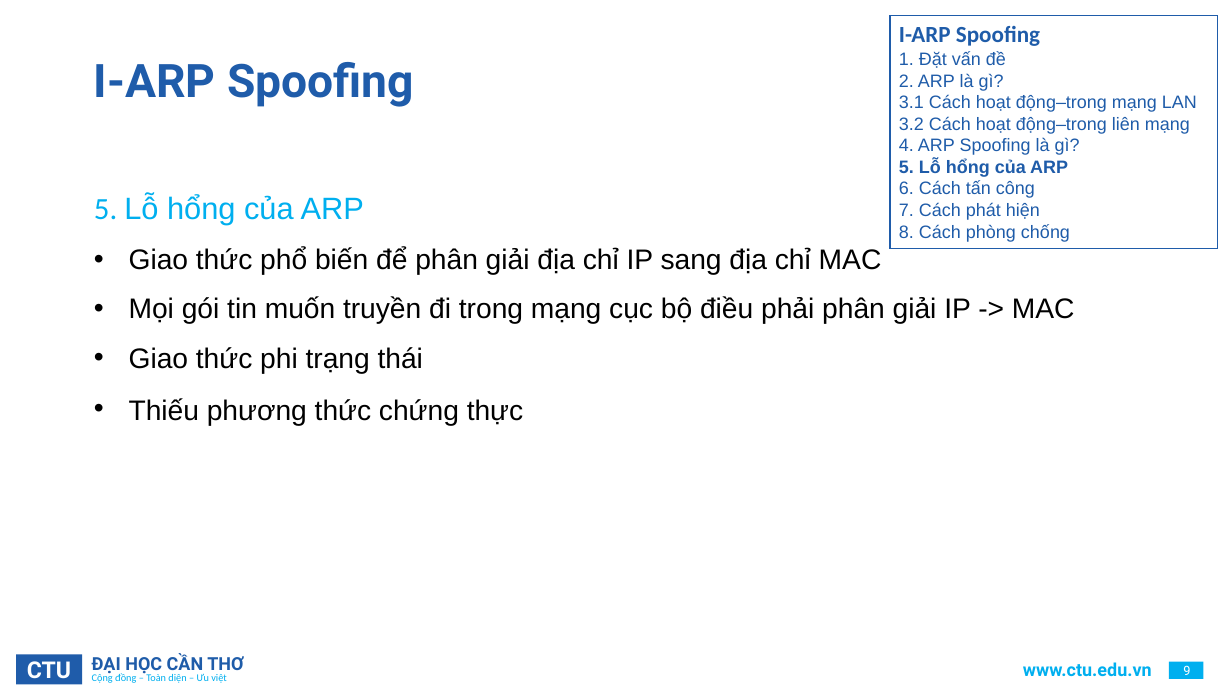
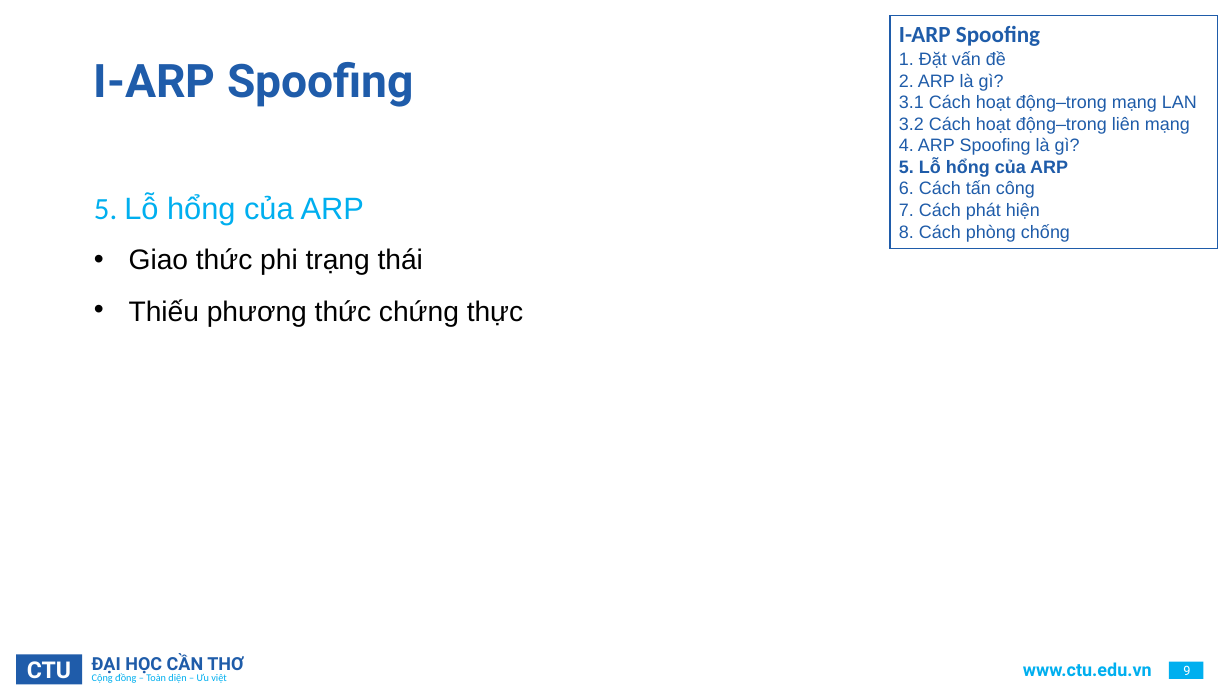
Before and after one commit to HaiDangDoo/archive, a slide deck: slide 9 of NLCS/CTU_PowerPoint_Template.pptx. Drawn at 1232x693 pixels with LibreOffice and Linux fonts; fonts in the diff are those of the drawing; background and template pictures are left out. Boxes give left, top, right and bottom in pixels: in the first picture for what was removed or moved away, otherwise in the second. Text is boxed around its words. In the diff, an @@ line names an element or a change of style, - is before the commit and + after.

```diff
--- a/NLCS/CTU_PowerPoint_Template.pptx
+++ b/NLCS/CTU_PowerPoint_Template.pptx
@@ text at (129, 247, 1075, 324): paragraphs removed @@
-• Giao thức phổ biến để phân giải địa chỉ IP sang địa chỉ MAC
-• Mọi gói tin muốn truyền đi trong mạng cục bộ điều phải phân giải IP -> MAC
```
Also in this commit, not shown: 30 other slides changed, 2 slides removed, 35 other files.
